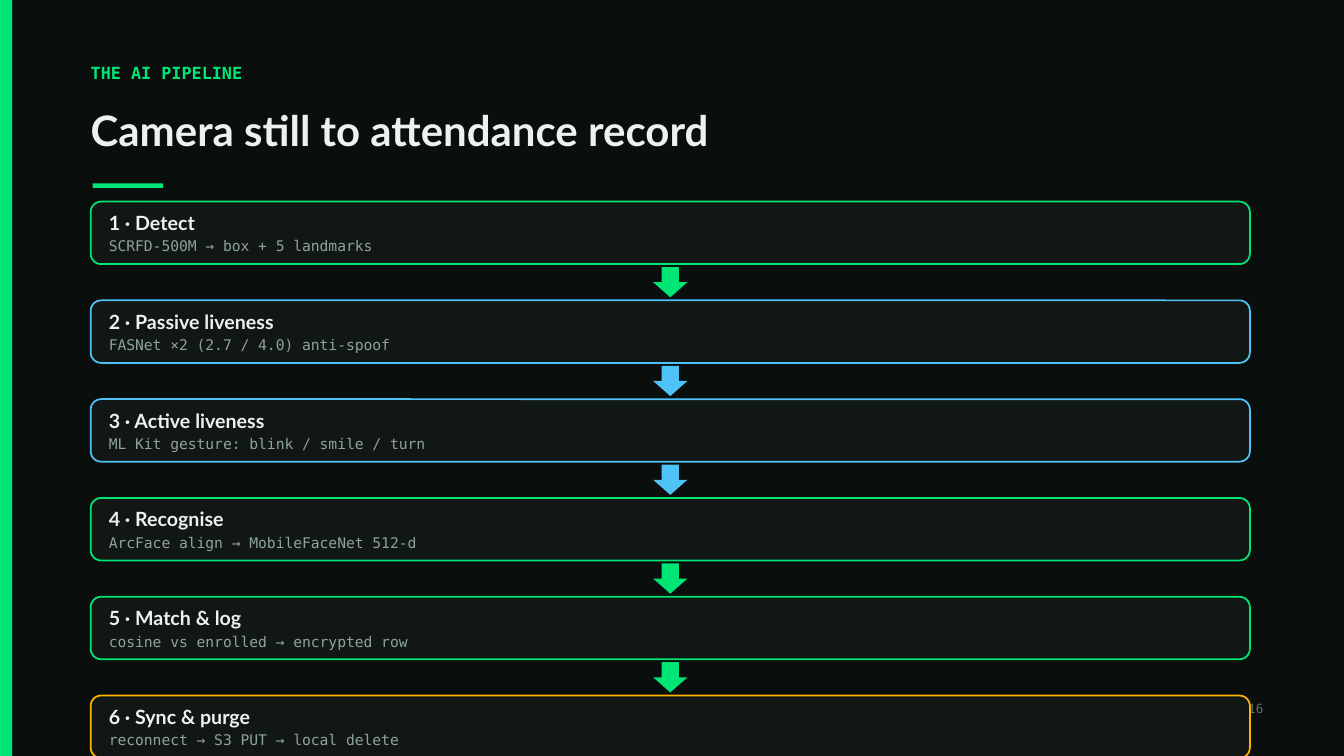
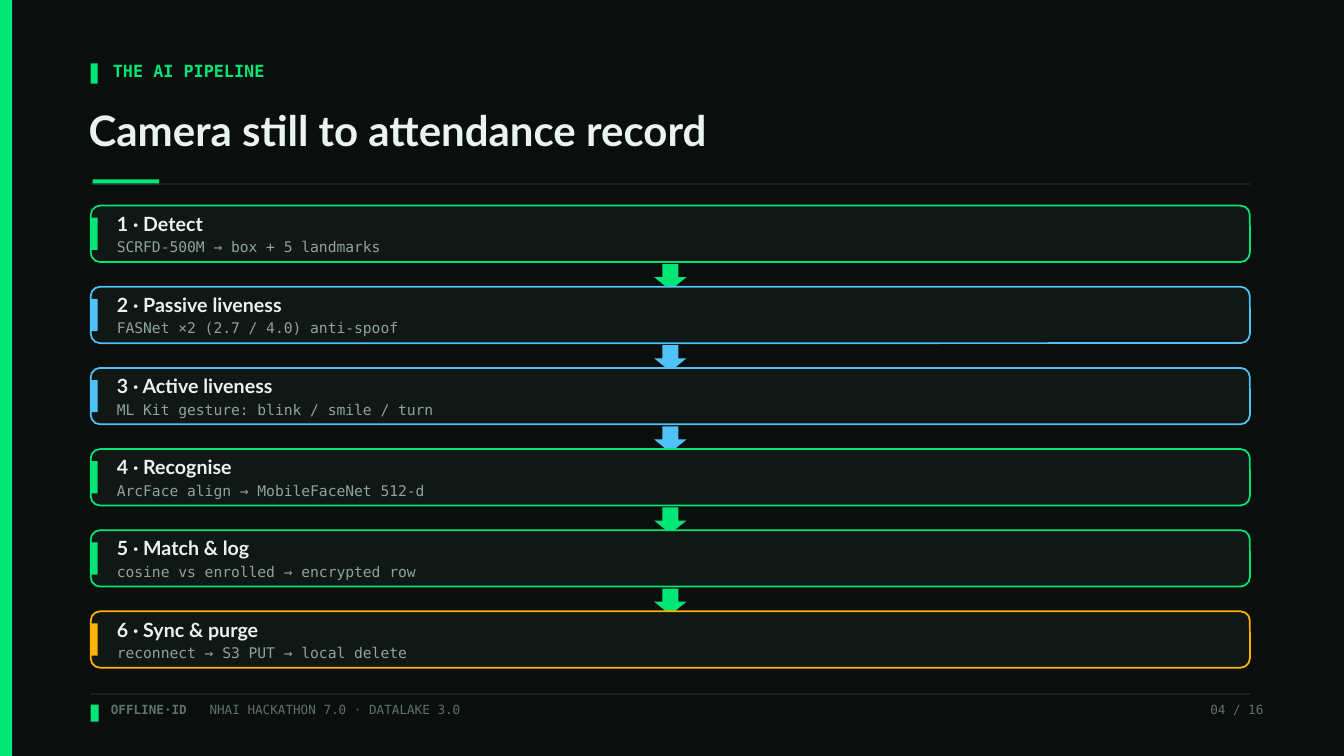
Before and after one commit to moneytosms/offlineid, a slide deck: slide 4 of submission/OfflineID_Hackathon7.pptx. Drawn at 1344x756 pixels with LibreOffice and Linux fonts; fonts in the diff are those of the drawing. Boxes give left, top, right and bottom in pixels: in the first picture for what was removed or moved away, otherwise in the second. Text is boxed around its words. In the diff, an @@ line names an element or a change of style, - is before the commit and + after.

Commit message:
docs: polish deck + purge stale references repo-wide
build_pptx.py: design polish - kicker prompt-tabs, header/footer hairlines,
bottom-right corner frame, left colour tabs on flow boxes, card label tabs,
OPEN SOURCE + v1.0.0 on the title slide, consistent ~51 ms. Regenerated the deck.

Stale fixes across all docs: ~50 ms -> ~51 ms; 16 -> 15 unit tests; old iOS path
src/native/ios/FaceEngineModule.swift -> ios/FaceEngine/FaceEngine.swift; pod
onnxruntime-mobile-c -> onnxruntime-objc; "PORT REQUIRED" -> "Swift port provided".

Verified: 0 em dashes, 0 AI/Claude mentions, 0 stale tokens repo-wide; deck 16 slides.

```diff
--- a/submission/OfflineID_Hackathon7.pptx
+++ b/submission/OfflineID_Hackathon7.pptx
@@ rectangle added at (91, 64, 98, 84), fill #00E676 @@
@@ text "THE AI PIPELINE": place and size @@
-text "THE AI PIPELINE" at (91, 66, 242, 79)
+text "THE AI PIPELINE" at (113, 64, 265, 77)
@@ rectangle: place and size @@
-rectangle at (93, 184, 163, 188)
+rectangle at (93, 179, 159, 185)
@@ rounded rectangle: place and size @@
-rounded rectangle at (91, 202, 1250, 264)
+rounded rectangle at (91, 206, 1250, 262)
@@ rectangle added at (91, 184, 1250, 185), fill #22302B @@
@@ rectangle added at (91, 218, 98, 250), fill #00E676 @@
@@ text "1 · Detect": place and size @@
-text "1 · Detect" at (109, 215, 372, 251)
+text "1 · Detect" at (117, 216, 380, 252)
@@ down arrow: place and size @@
-down arrow at (653, 267, 688, 297)
+down arrow at (654, 264, 687, 290)
@@ rounded rectangle: place and size @@
-rounded rectangle at (91, 300, 1250, 363)
+rounded rectangle at (91, 287, 1250, 344)
@@ rectangle added at (91, 298, 98, 331), fill #4FC3F7 @@
@@ text "2 · Passive liveness": place and size @@
-text "2 · Passive liveness" at (109, 314, 390, 353)
+text "2 · Passive liveness" at (117, 297, 398, 336)
@@ down arrow: place and size @@
-down arrow at (653, 366, 688, 396)
+down arrow at (654, 345, 687, 371)
@@ rounded rectangle: place and size @@
-rounded rectangle at (91, 399, 1250, 462)
+rounded rectangle at (91, 368, 1250, 424)
@@ rectangle added at (91, 380, 98, 412), fill #4FC3F7 @@
@@ text "3 · Active liveness": place and size @@
-text "3 · Active liveness" at (109, 413, 425, 452)
+text "3 · Active liveness" at (117, 378, 433, 418)
@@ down arrow: place and size @@
-down arrow at (653, 465, 688, 495)
+down arrow at (654, 426, 687, 453)
@@ rounded rectangle: place and size @@
-rounded rectangle at (91, 597, 1250, 659)
+rounded rectangle at (91, 450, 1250, 506)
@@ rectangle added at (91, 462, 98, 494), fill #00E676 @@
@@ text "4 · Recognise": place and size @@
-text "4 · Recognise" at (109, 511, 416, 551)
+text "4 · Recognise" at (117, 459, 425, 499)
@@ down arrow: place and size @@
-down arrow at (653, 662, 688, 693)
+down arrow at (654, 508, 687, 534)
@@ rounded rectangle: place and size @@
-rounded rectangle at (91, 498, 1250, 561)
+rounded rectangle at (91, 530, 1250, 587)
@@ rectangle added at (91, 542, 98, 575), fill #00E676 @@
@@ text "5 · Match & log": place and size @@
-text "5 · Match & log" at (109, 610, 407, 650)
+text "5 · Match & log" at (117, 540, 415, 580)
@@ down arrow: place and size @@
-down arrow at (653, 564, 688, 594)
+down arrow at (654, 589, 687, 615)
@@ rounded rectangle: place and size @@
-rounded rectangle at (91, 696, 1250, 756)
+rounded rectangle at (91, 612, 1250, 668)
@@ rectangle added at (91, 623, 98, 655), fill #FFB300 @@
@@ text "6 · Sync & purge": place and size @@
-text "6 · Sync & purge" at (109, 709, 399, 745)
+text "6 · Sync & purge" at (117, 622, 407, 658)
@@ rectangle added at (91, 694, 1250, 695), fill #22302B @@
@@ rectangle added at (91, 705, 99, 722), fill #00E676 @@
@@ text "OFFLINE·ID NHAI HACKATHON 7.0 · ..." rewrapped from (91, 702, 295, 716) to (111, 705, 461, 714) @@
@@ text "04 / 16" rewrapped from (1248, 702, 1263, 716) to (1210, 705, 1263, 714) @@
```
Also in this commit, not shown: 15 other slides changed, 11 other files.
